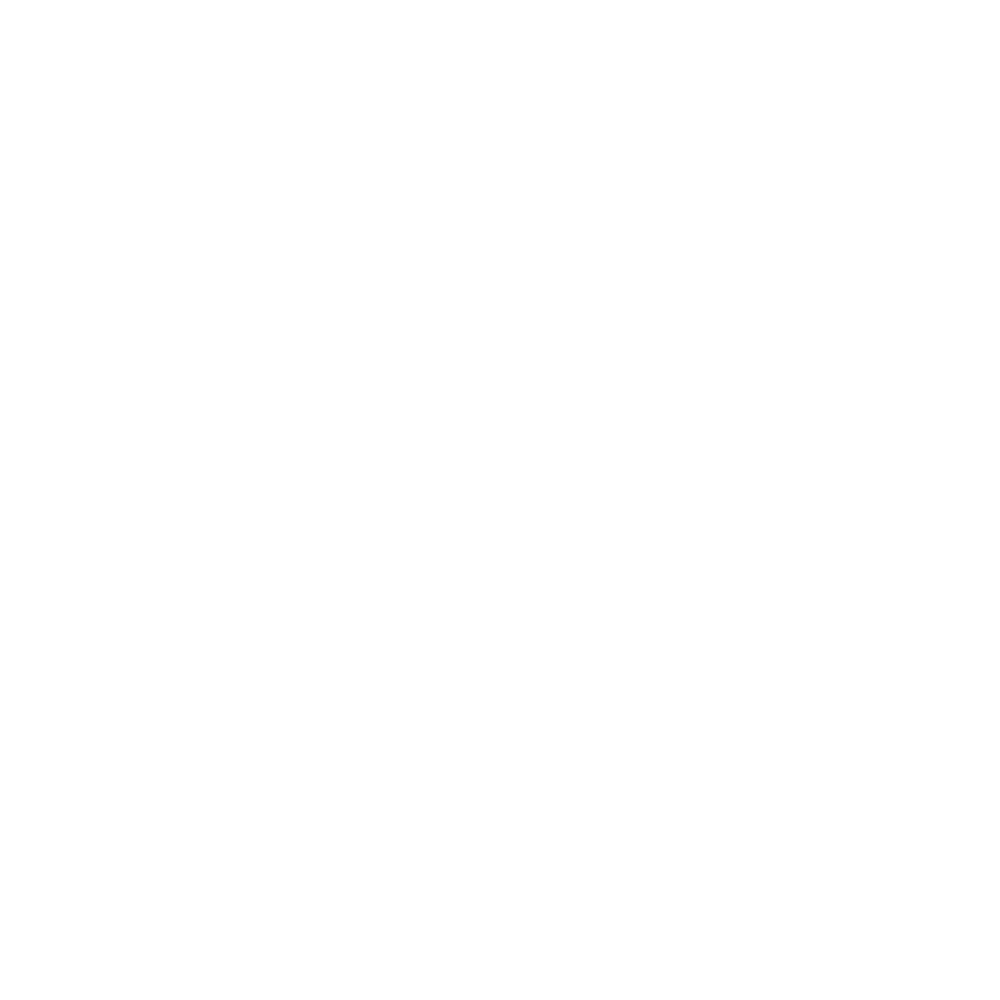
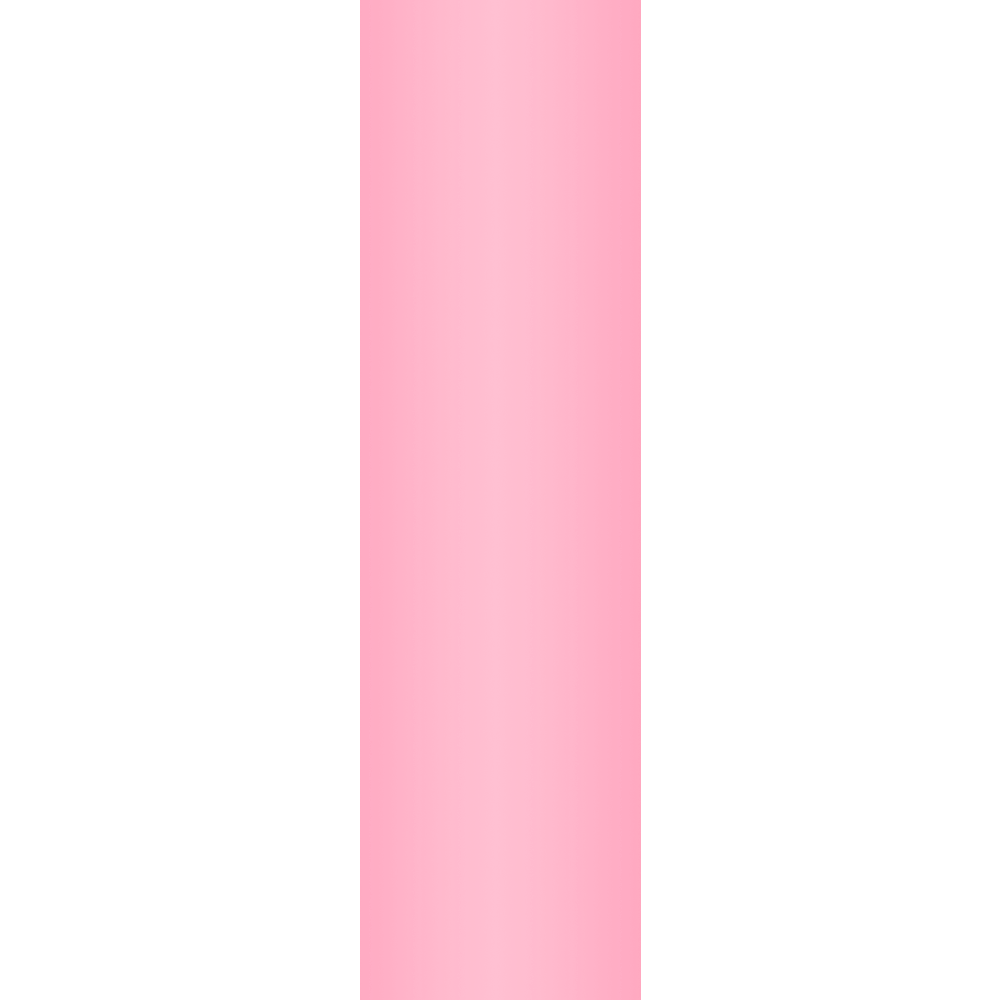
Before/after of a (1000, 1000) layered artwork. What changed in the layer stack:
"Layer 0": opacity 45% → 64%, painted on it over [360, 0, 641, 1000]
